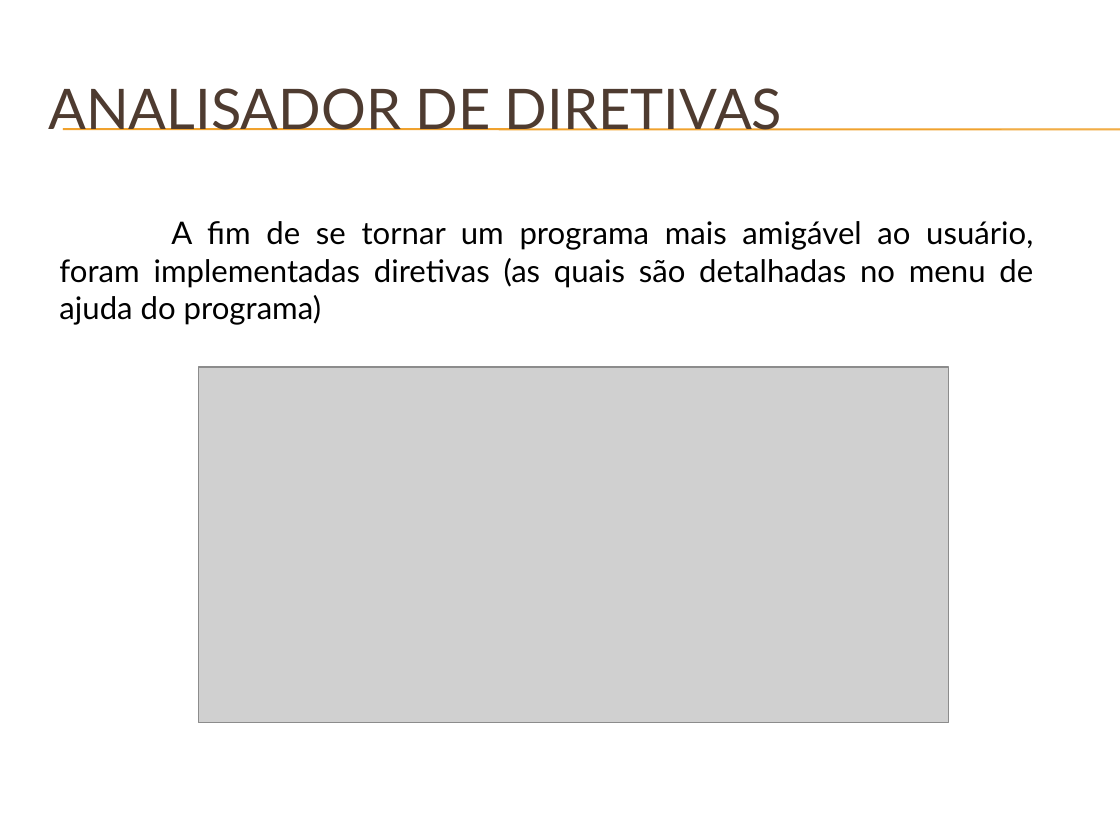
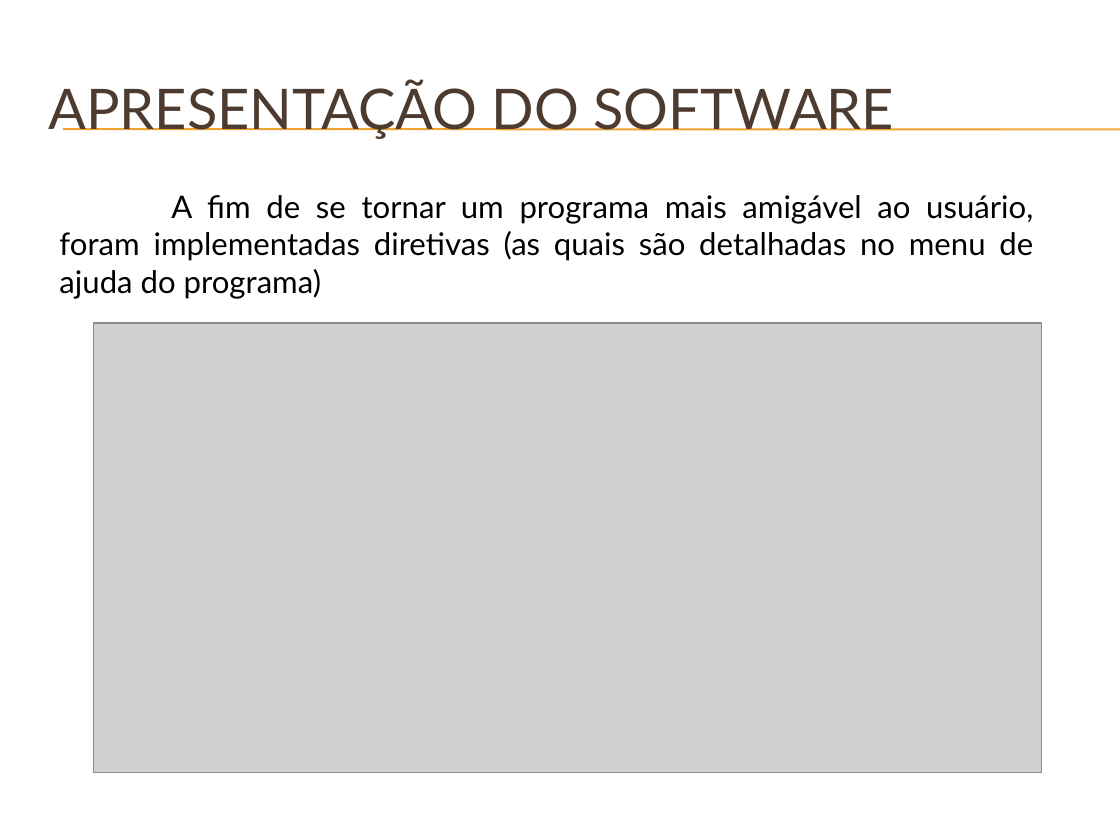
Before and after one commit to phdenis40/mips-assembler-unb, a slide deck: slide 18 of doc/Apresentação do GMAG – Software Básico.pptx (slide 21 before the commit). Drawn at 1120x840 pixels with LibreOffice and Linux fonts; fonts in the diff are those of the drawing; grey boxes stand for pictures; background and template pictures are left out. Boxes give left, top, right and bottom in pixels: in the first picture for what was removed or moved away, otherwise in the second. Text is boxed around its words. In the diff, an @@ line names an element or a change of style, - is before the commit and + after.

```diff
--- a/doc/Apresentação do GMAG – Software Básico.pptx
+++ b/doc/Apresentação do GMAG – Software Básico.pptx
@@ title at (48,80,895,139): text changed @@
-ANALISADOR DE DIRETIVAS
+APRESENTAÇÃO DO SOFTWARE
@@ text "A fim de se tornar ...": place and size @@
-text "A fim de se tornar ..." at (59,221,1033,325)
+text "A fim de se tornar ..." at (59,195,1033,298)
@@ picture: place and size @@
-picture at (198,367,949,724)
+picture at (93,323,1042,773)
```
Also in this commit, not shown: 4 other slides changed, 12 slides added, 12 slides removed.
